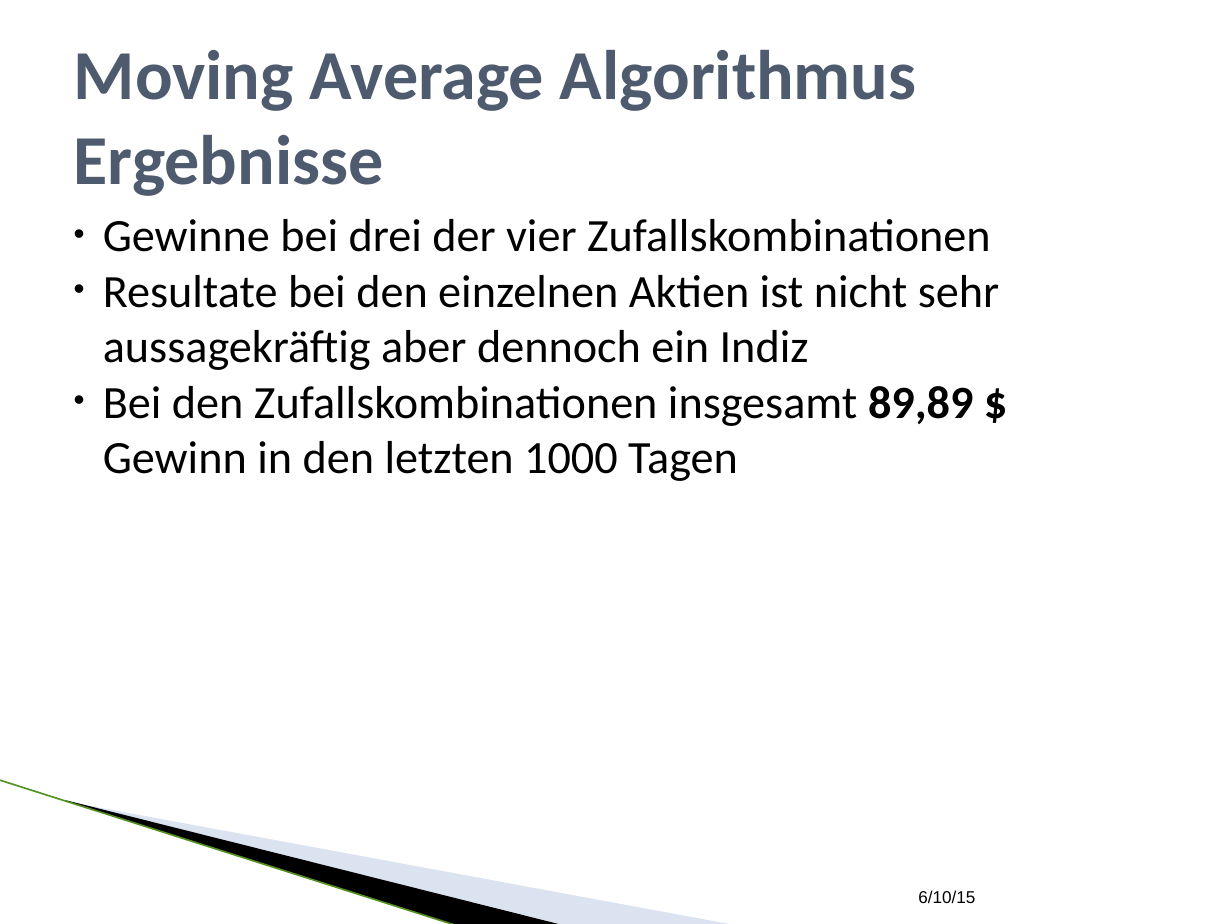
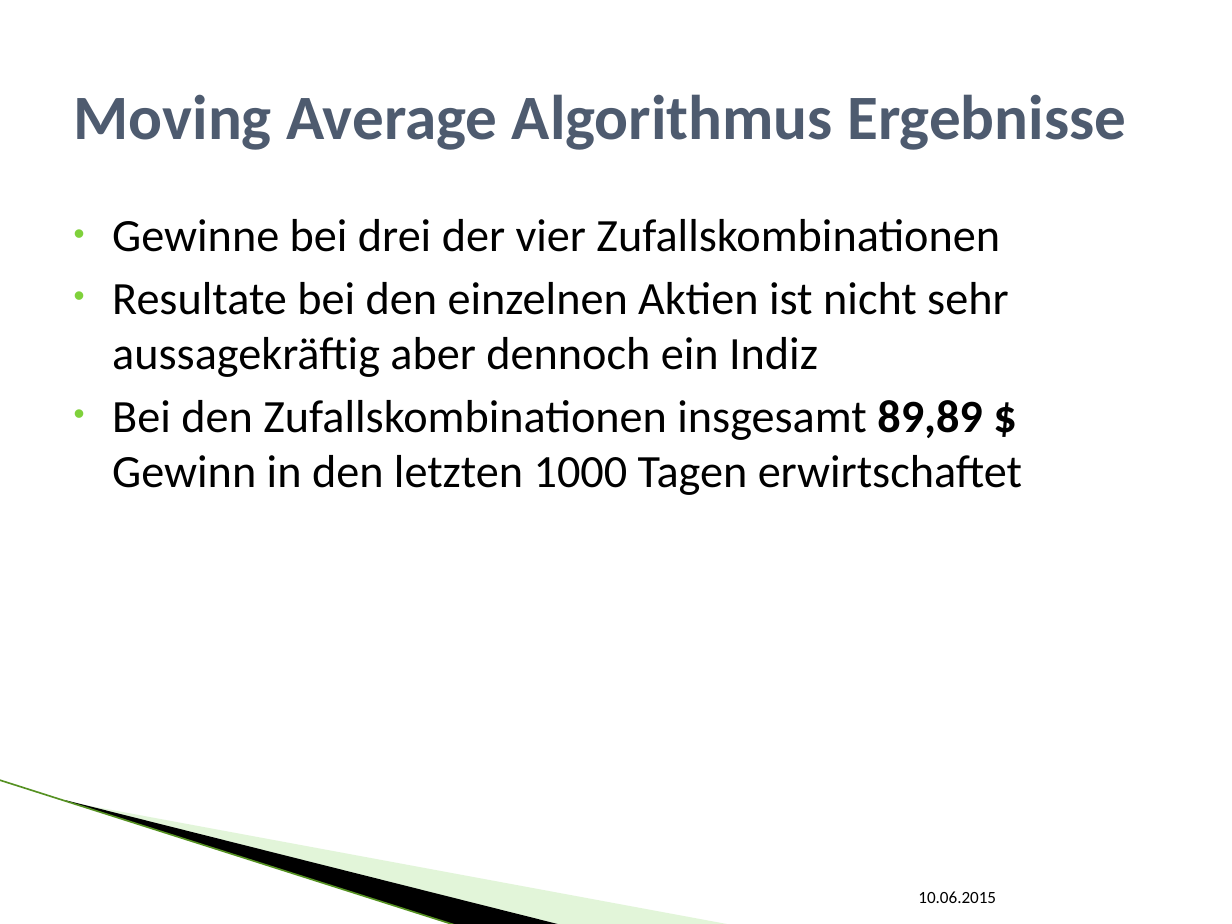
Before and after one commit to SEPSkyware6MM/StockForecast, a slide deck: slide 12 of ALR_Vortrag.pptx (slide 14 before the commit). Drawn at 1232x924 pixels with LibreOffice and Linux fonts; fonts in the diff are those of the drawing; background and template pictures are left out. Boxes give left, top, right and bottom in pixels: in the first picture for what was removed or moved away, otherwise in the second. Text is boxed around its words. In the diff, an @@ line names an element or a change of style, - is before the commit and + after.

```diff
--- a/ALR_Vortrag.pptx
+++ b/ALR_Vortrag.pptx
@@ title "Moving Average Algorithmus Ergebnisse" at (x1=74, y1=94, x2=1126, y2=150): size 41 to 36.9 pt @@
@@ text at (x1=112, y1=219, x2=1008, y2=377): indent changed; more space between paragraphs @@
@@ text at (x1=112, y1=400, x2=1022, y2=495): text changed @@
-• Bei den Zufallskombinationen insgesamt 89,89 $ Gewinn in den letzten 1000 Tagen
+• Bei den Zufallskombinationen insgesamt 89,89 $ Gewinn in den letzten 1000 Tagen erwirtschaftet
@@ line (0, 780) - (457, 924): stroke #559122 0.96 pt to #B1E399 0.95 pt @@
@@ freeform shape at (x1=65, y1=800, x2=563, y2=924): outline redrawn @@
@@ freeform shape at (x1=68, y1=801, x2=733, y2=924): fill #A7B9DB at 40% opacity to #B8E7A1 at 40% opacity @@
@@ text at (x1=918, y1=891, x2=996, y2=903): text changed; font Arial to Calibri @@
-6/10/15
+10.06.2015
```
Also in this commit, not shown: 18 other slides changed, 3 slides added, 2 slides removed.
